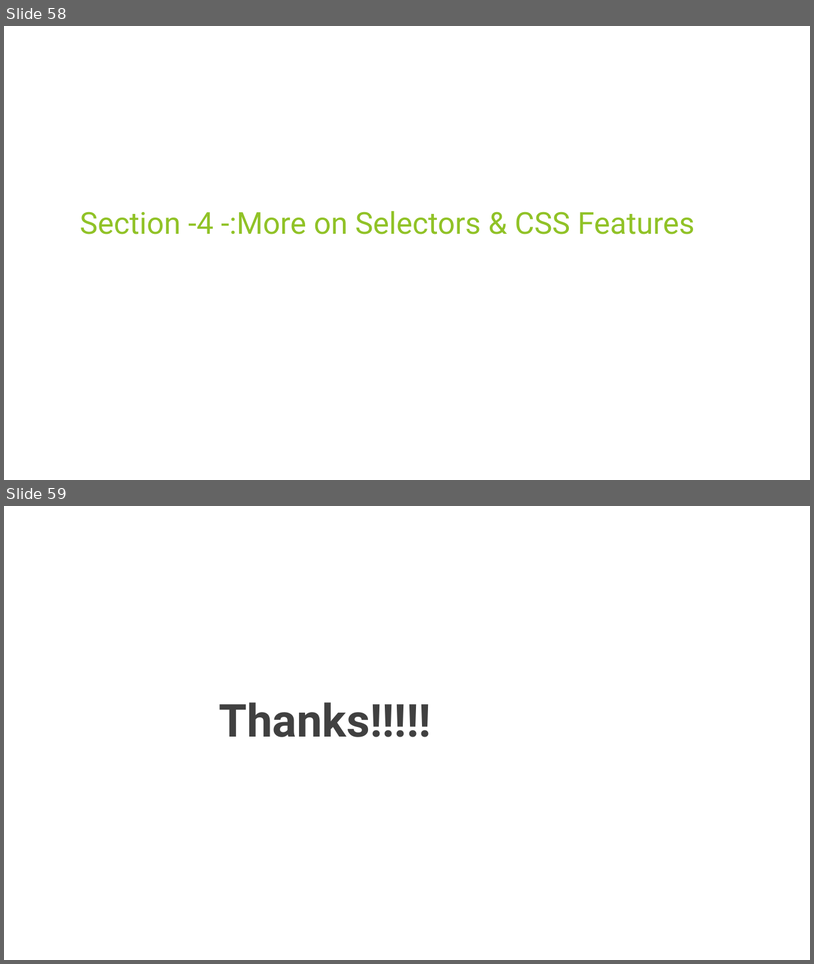
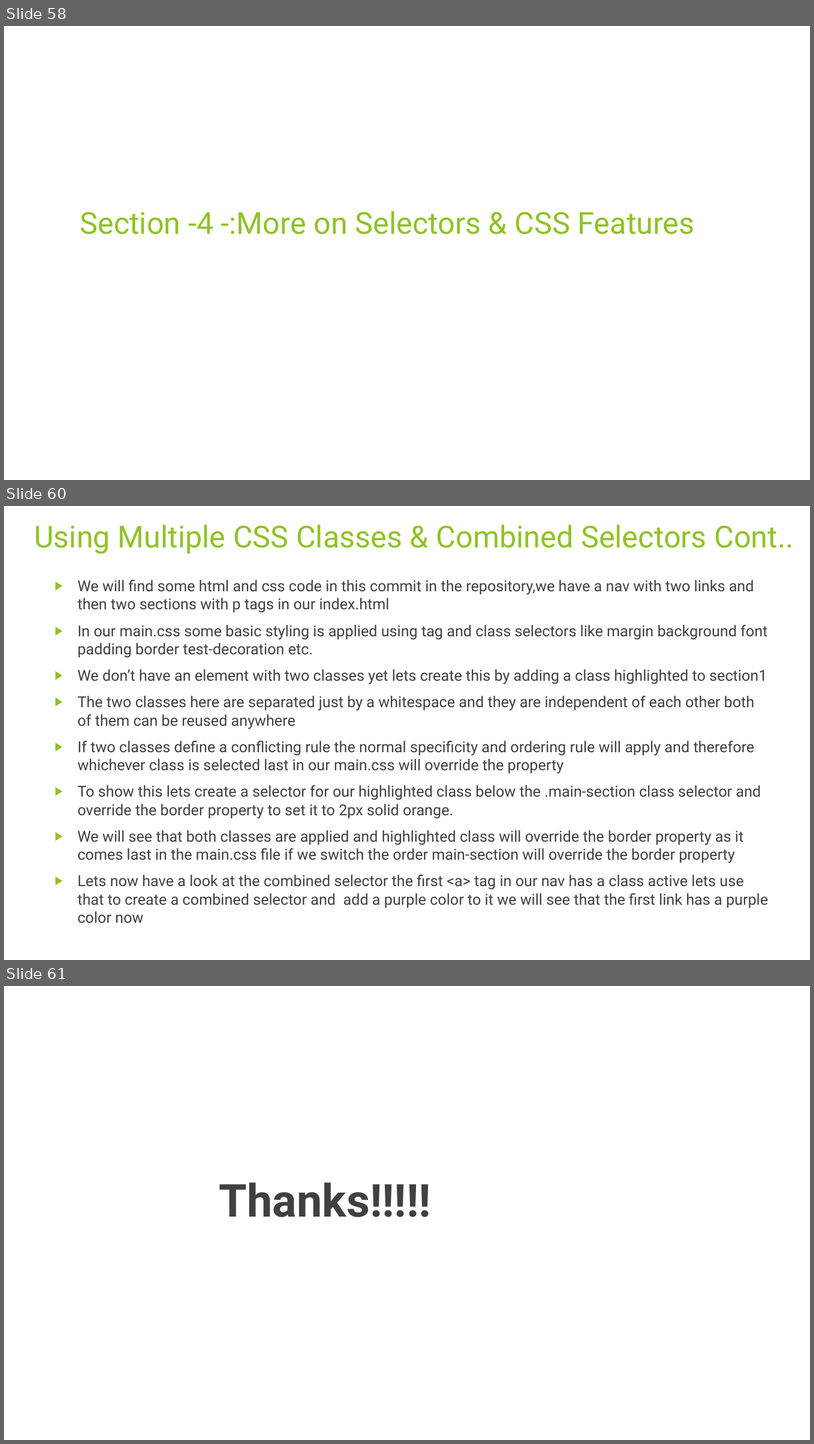
Before and after one commit to rudhrainfogain/CSS, a slide deck: PPT/Css-v4.pptx. Shown one above the other, each under a label of ours: slides 58 and 59 before the commit, slides 58, 60 and 61 after it; the slides between them are not shown. The pictures are 814x964 and 814x1444 pixels, drawn with LibreOffice and Linux fonts; fonts in the diff are those of the drawing. Boxes give left, top, right and bottom in pixels: in the first picture for what was removed or moved away, otherwise in the second. Text is boxed around its words. In the diff, an @@ line names an element or a change of style, - is before the commit and + after.

Commit message:
MultipleCssClassesAndCombinedSelector

```diff
--- a/PPT/Css-v4.pptx
+++ b/PPT/Css-v4.pptx
@@ slide 60 added at [4,506,810,960], background #FFFFFF @@
@@ title added at [34,525,794,554], 36 pt, text #90C226 @@
+Using Multiple CSS Classes & Combined Selectors Cont..
@@ text added at [78,580,768,923], 18 pt, text #404040 @@
+▶ We will find some html and css code in this commit in the repository,we have a nav with two links and then two sections with p tags in our index.html
+▶ In our main.css some basic styling is applied using tag and class selectors like margin background font padding border test-decoration etc.
+▶ We don’t have an element with two classes yet lets create this by adding a class highlighted to section1
+▶ The two classes here are separated just by a whitespace and they are independent of each other both of them can be reused anywhere
+▶ If two classes define a conflicting rule the normal specificity and ordering rule will apply and therefore whichever class is selected last in our main.css will override the property
+▶ To show this lets create a selector for our highlighted class below the .main-section class selector and override the border property to set it to 2px solid orange.
+▶ We will see that both classes are applied and highlighted class will override the border property as it comes last in the main.css file if we switch the order main-section will override the border property
+▶ Lets now have a look at the combined selector the first <a> tag in our nav has a class active lets use that to create a combined selector and add a purple color to it we will see that the first link has a purple color now
@@ what was slide 59 is now slide 61 @@
```
Also in this commit, not shown: 1 other slide added, 2 other files.
